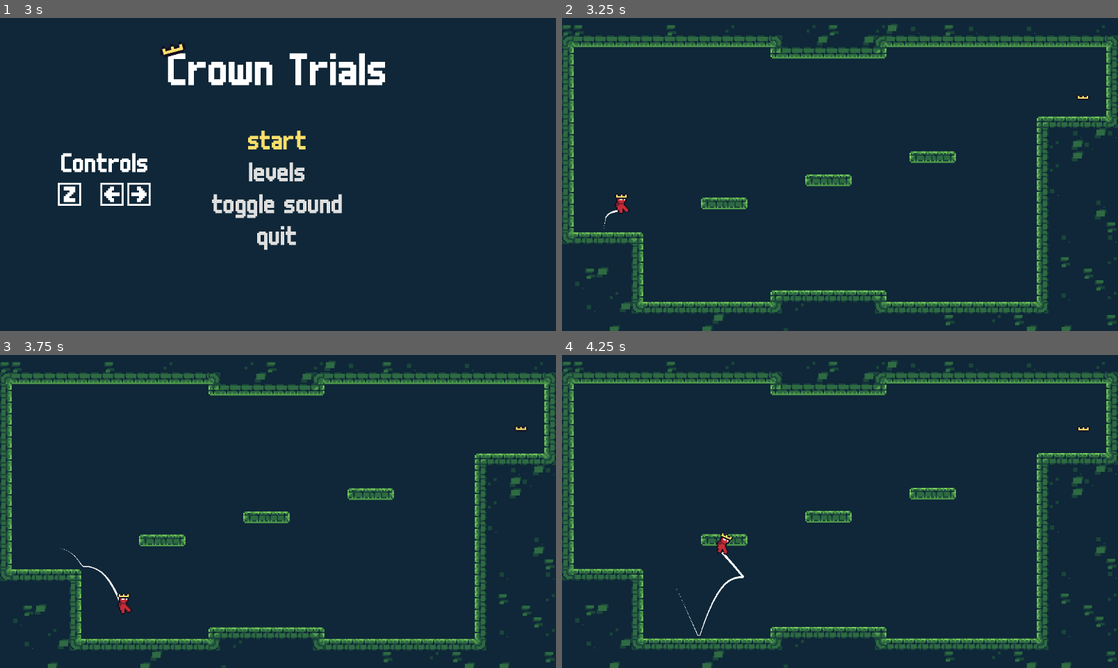
Above: before the commit, frames 1-4 (two rows, left to right).
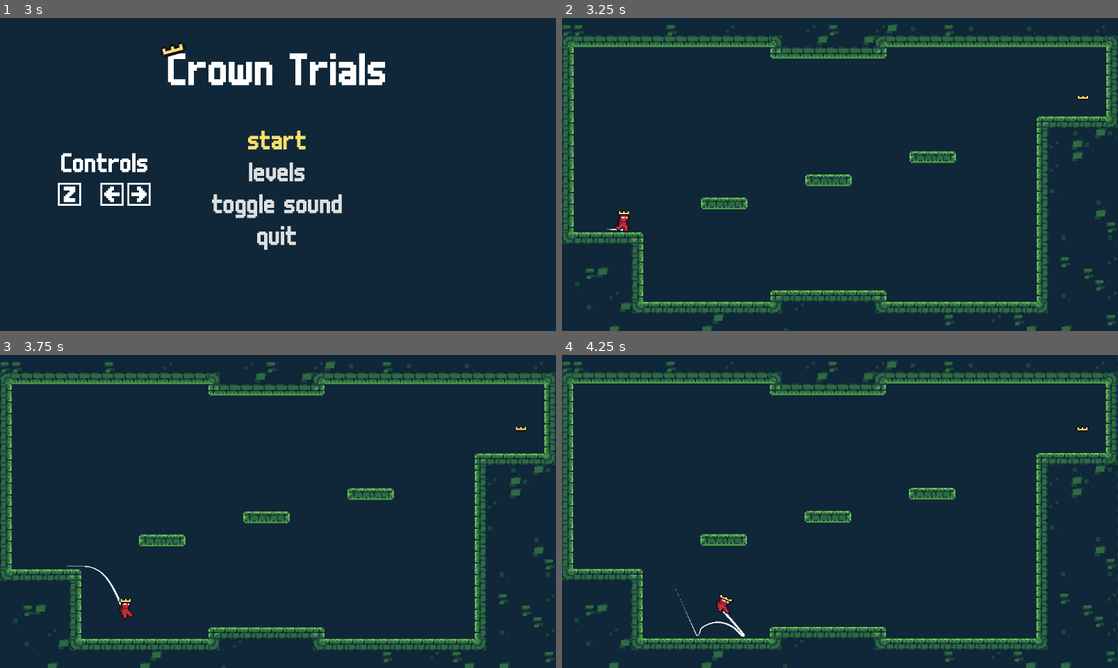
Above: after the commit, the same moments.

Repository: Brooklyn-Dev/gmtk-2025
Game: Godot game, scene res://scenes/levels/Level2b.tscn
Same seed, same stepped clock (60 frames per second), same inputs: the game is played once before the commit and once after it. This scene is started directly instead of the project's main scene.
Inputs:
- Up to frame 1 (3 s): tap Enter (ui_accept) at 0.5 s; hold Right (move_right) 0.53-2.03 s; tap Z (jump) at 0.77, 1.52 s; hold Left (move_left) 2.03-2.78 s; hold Right (move_right) from 2.78 s (still down)
- Up to frame 2 (3.25 s): keep holding Right (move_right); tap Z (jump) at 3.02 s
- Up to frame 3 (3.75 s): keep holding Right (move_right)
- Up to frame 4 (4.25 s): keep holding Right (move_right); tap Z (jump) at 3.77 s; tap R (reset) at 4.15 s

Frame 1 is identical in both runs. In frame 2, 0.2% of the frame differs, in the area x 7-13%, y 56-69%; in frame 3, 0.2%; in frame 4, 2.2%, in the area x 0-100%, y 1-100%.

Commit message:
fix: scene management bugs

Diff:
--- a/scenes/player/player.gd
+++ b/scenes/player/player.gd
@@ -53,7 +53,7 @@
 	if Input.is_action_just_pressed("reset"):
 		die()
 		await get_tree().create_timer(1.5).timeout
-		SceneManager.restart_current_scene()
+		SceneManager.restart_scene()
 
 	_handle_animation(delta)
 	_handle_landing_detection()
--- a/scripts/beat_tile_map.gd
+++ b/scripts/beat_tile_map.gd
@@ -4,7 +4,7 @@
 @export var starts_on := true
 
 var is_on := true
-var player_ref
+var player_ref: CharacterBody2D = null
 
 func _ready():
 	BeatManager.connect("beat_tick", Callable(self, "_on_beat_tick"))
--- a/scripts/scene_manager.gd
+++ b/scripts/scene_manager.gd
@@ -15,11 +15,14 @@
 		load_scene(0)
 
 func load_scene(index: int):
+	call_deferred("_load_scene", index)
+
+func _load_scene(index: int):
 	if index < 0 or index >= scenes.size():
 		return
 
 	if current_scene:
-		current_scene.queue_free()
+		current_scene.free()
 
 	current_scene = scenes[index].instantiate()
 	get_tree().root.add_child(current_scene)
